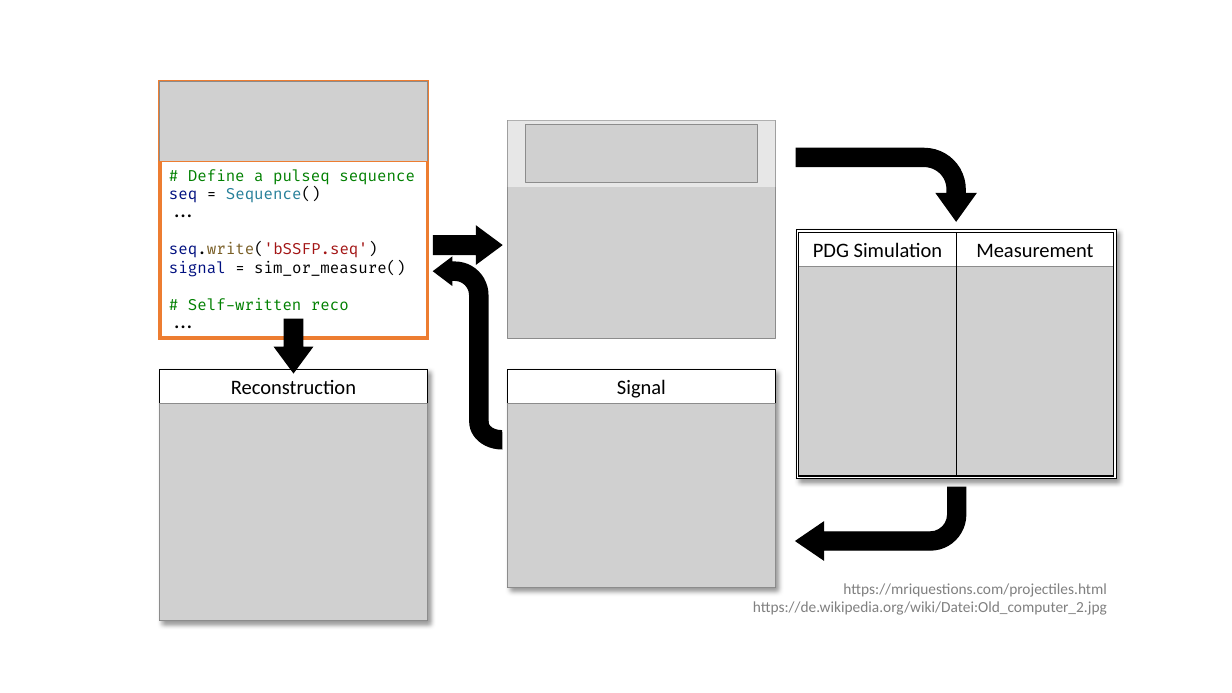
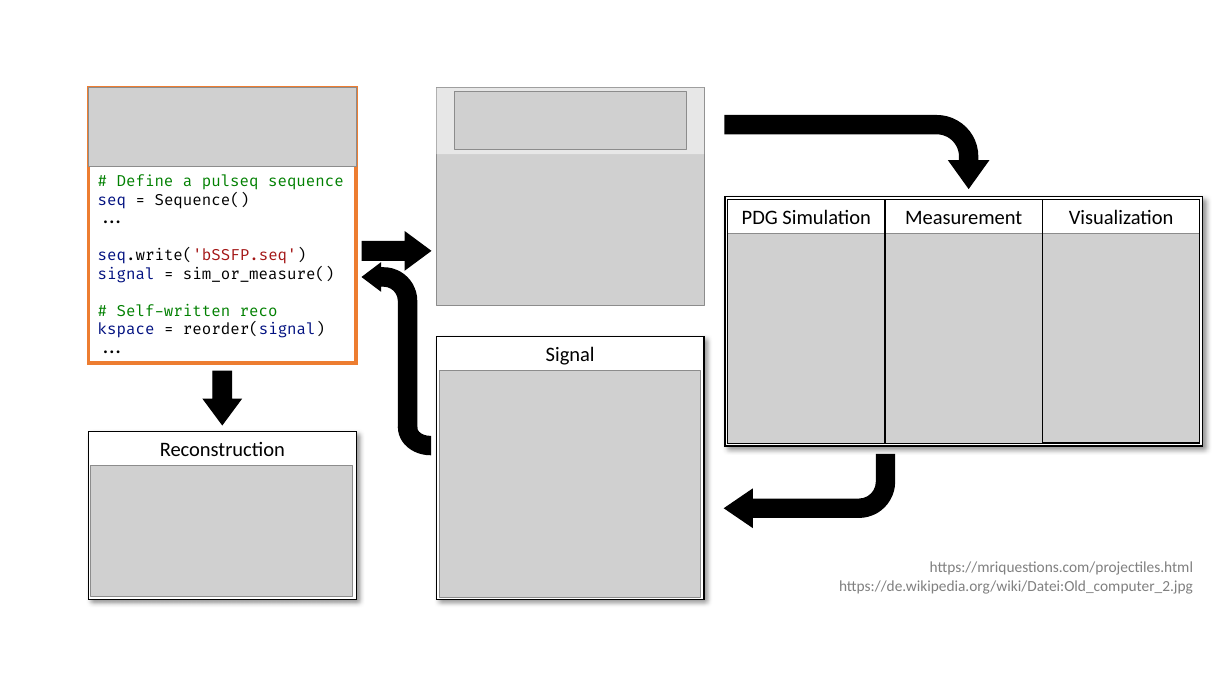
Before and after one commit to mzaiss/MRTwin_pulseq, a slide deck: slide 1 of MRI Together/Figure.pptx. Drawn at 1232x693 pixels with LibreOffice and Linux fonts; fonts in the diff are those of the drawing; grey boxes stand for pictures. Boxes give left, top, right and bottom in pixels: in the first picture for what was removed or moved away, otherwise in the second. Text is boxed around its words. In the diff, an @@ line names an element or a change of style, - is before the commit and + after.

Commit message:
Updated Figure

```diff
--- a/MRI Together/Figure.pptx
+++ b/MRI Together/Figure.pptx
@@ rectangle: place and size @@
-rectangle at bbox=[160, 82, 428, 339]
+rectangle at bbox=[89, 88, 357, 363]
@@ 3 pictures, 3 rectangles, 2 texts, 1 bent arrow: place and size @@
-3 pictures, 3 rectangles, 2 texts, 1 bent arrow at bbox=[508, 120, 1114, 559]
+3 pictures, 3 rectangles, 2 texts, 1 bent arrow at bbox=[436, 88, 1043, 527]
@@ picture: place and size @@
-picture at bbox=[526, 125, 758, 183]
+picture at bbox=[455, 91, 687, 150]
@@ bent arrow: place and size @@
-bent arrow at bbox=[797, 149, 976, 221]
+bent arrow at bbox=[725, 116, 988, 188]
@@ text "# Define a pulseq sequence": place and size @@
-text "# Define a pulseq sequence" at bbox=[160, 161, 428, 338]
+text "# Define a pulseq sequence" at bbox=[98, 174, 344, 338]
@@ text "# Define a pulseq sequence" at bbox=[98, 174, 344, 338]: outline #ED7D31 0.75 pt to none @@
@@ text at bbox=[98, 192, 307, 264]: text colour #267F99 to #000000 in "Sequence()"; text colour #795E26 to #000000 in "seq.write('bSSFP.seq')" @@
@@ rectangle: place and size @@
-rectangle at bbox=[797, 229, 1117, 479]
+rectangle at bbox=[726, 197, 1203, 446]
@@ rectangle added at bbox=[1043, 200, 1200, 444], outline #000000 1 pt @@
@@ text added at bbox=[1069, 209, 1174, 224], 16 pt, text #000000 @@
+Visualization
@@ picture added at bbox=[1043, 234, 1200, 444] @@
@@ 1 picture, 1 arch (boxed as its full ring), 1 right arrow, 1 bent arrow: place and size @@
-1 picture, 1 arch (boxed as its full ring), 1 right arrow, 1 bent arrow at bbox=[160, 82, 534, 449]
+1 picture, 1 arch (boxed as its full ring), 1 right arrow, 1 bent arrow at bbox=[89, 88, 463, 455]
@@ text at bbox=[98, 321, 325, 338]: paragraph added @@
+kspace = reorder(signal)
@@ text "Signal": place and size @@
-text "Signal" at bbox=[617, 379, 666, 398]
+text "Signal" at bbox=[546, 346, 595, 365]
@@ rectangle: place and size @@
-rectangle at bbox=[507, 370, 775, 588]
+rectangle at bbox=[436, 336, 704, 599]
@@ right arrow: place and size @@
-right arrow at bbox=[275, 319, 312, 372]
+right arrow at bbox=[204, 371, 241, 424]
@@ picture added at bbox=[440, 371, 701, 597] @@
@@ picture removed at bbox=[160, 404, 428, 621] @@
@@ picture removed at bbox=[507, 404, 775, 588] @@
@@ text "Reconstruction": place and size @@
-text "Reconstruction" at bbox=[231, 380, 356, 394]
+text "Reconstruction" at bbox=[160, 442, 285, 456]
@@ rectangle: place and size @@
-rectangle at bbox=[160, 370, 428, 621]
+rectangle at bbox=[89, 432, 357, 600]
@@ picture added at bbox=[91, 466, 352, 597] @@
@@ text "https://mriquestions.com/projectiles.html": place and size @@
-text "https://mriquestions.com/projectiles.html" at bbox=[753, 583, 1107, 615]
+text "https://mriquestions.com/projectiles.html" at bbox=[839, 561, 1193, 594]
```
